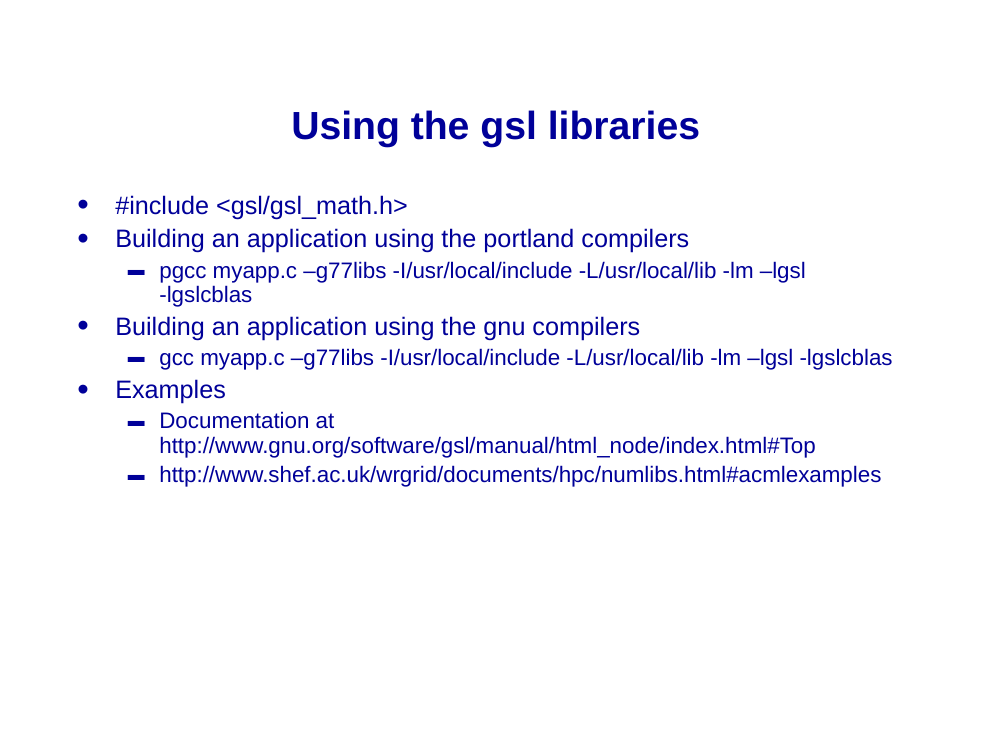
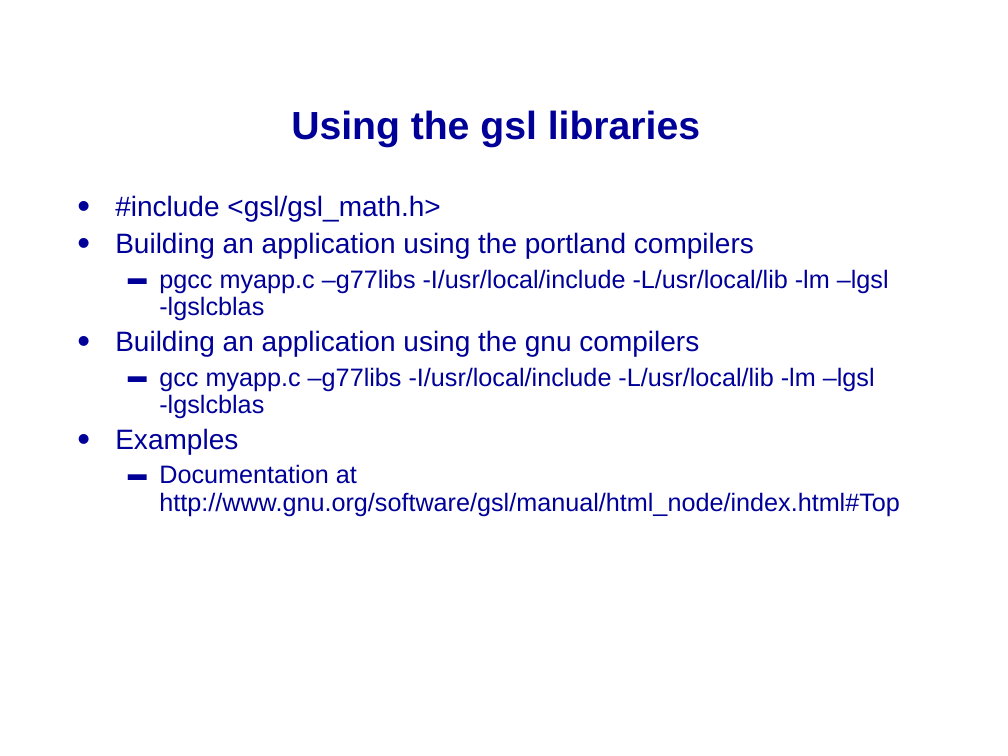
Before and after one commit to mikeg64/iome, a slide deck: slide 55 of src/examples/course/c/presentation/IntrotoC2.ppt (slide 53 before the commit). Drawn at 1008x756 pixels with LibreOffice and Linux fonts; fonts in the diff are those of the drawing; background and template pictures are left out. Boxes give left, top, right and bottom in pixels: in the first picture for what was removed or moved away, otherwise in the second. Text is boxed around its words. In the diff, an @@ line names an element or a change of style, - is before the commit and + after.

```diff
--- a/src/examples/course/c/presentation/IntrotoC2.ppt
+++ b/src/examples/course/c/presentation/IntrotoC2.ppt
@@ text "#include <gsl/gsl_math.h>" at [115,195,900,516]: size 18 to 20 pt in "#include <gsl/gsl_math.h>", "Building an application using the portland compilers", "Building an application using the gnu compilers", "Examples"; size 16 to 18 pt in "pgcc myapp.c –g77libs -I/usr/local/include -L/usr/local/lib  ...", "gcc myapp.c –g77libs -I/usr/local/include -L/usr/local/lib - ...", "Documentation at http://www.gnu.org/software/gsl/manual/html ..." @@
@@ text at [159,465,881,487]: paragraph removed @@
-  ▬ http://www.shef.ac.uk/wrgrid/documents/hpc/numlibs.html#acmlexamples
```
Also in this commit, not shown: 1 other slide changed, 2 slides added, 5 other files.
